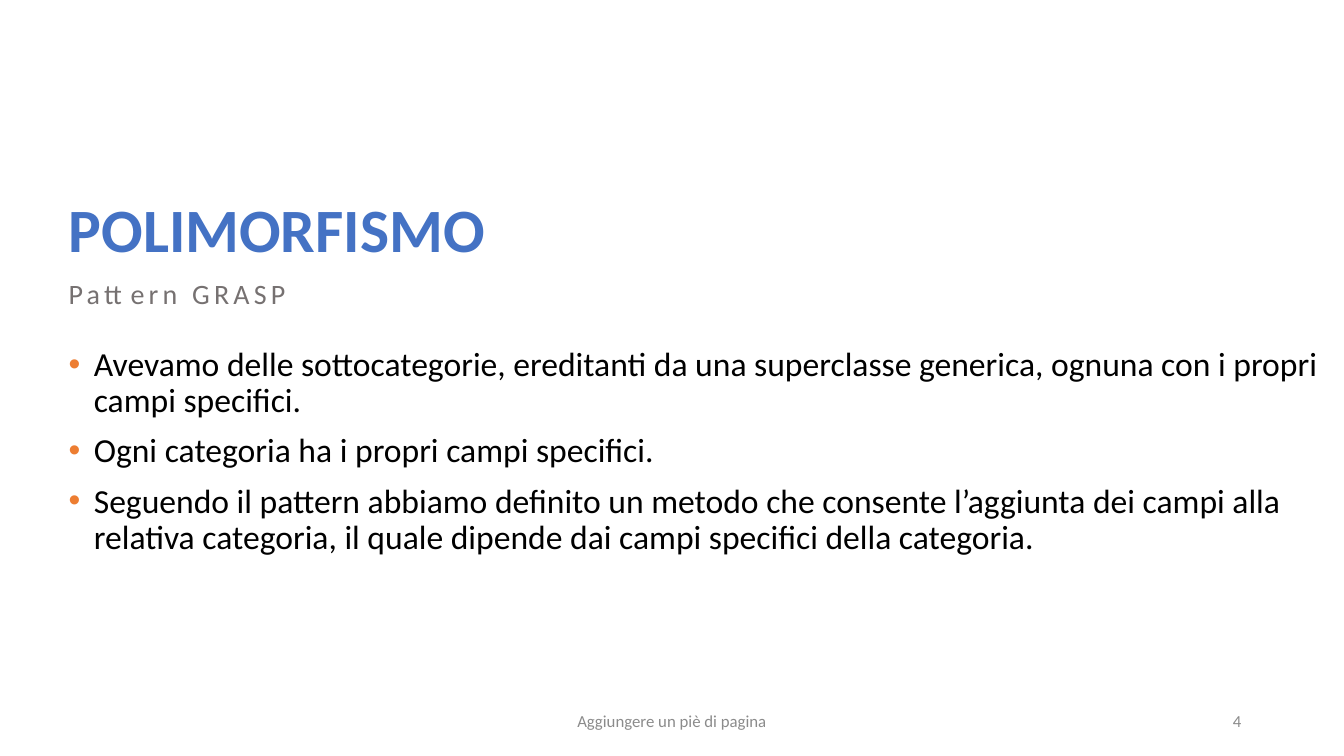
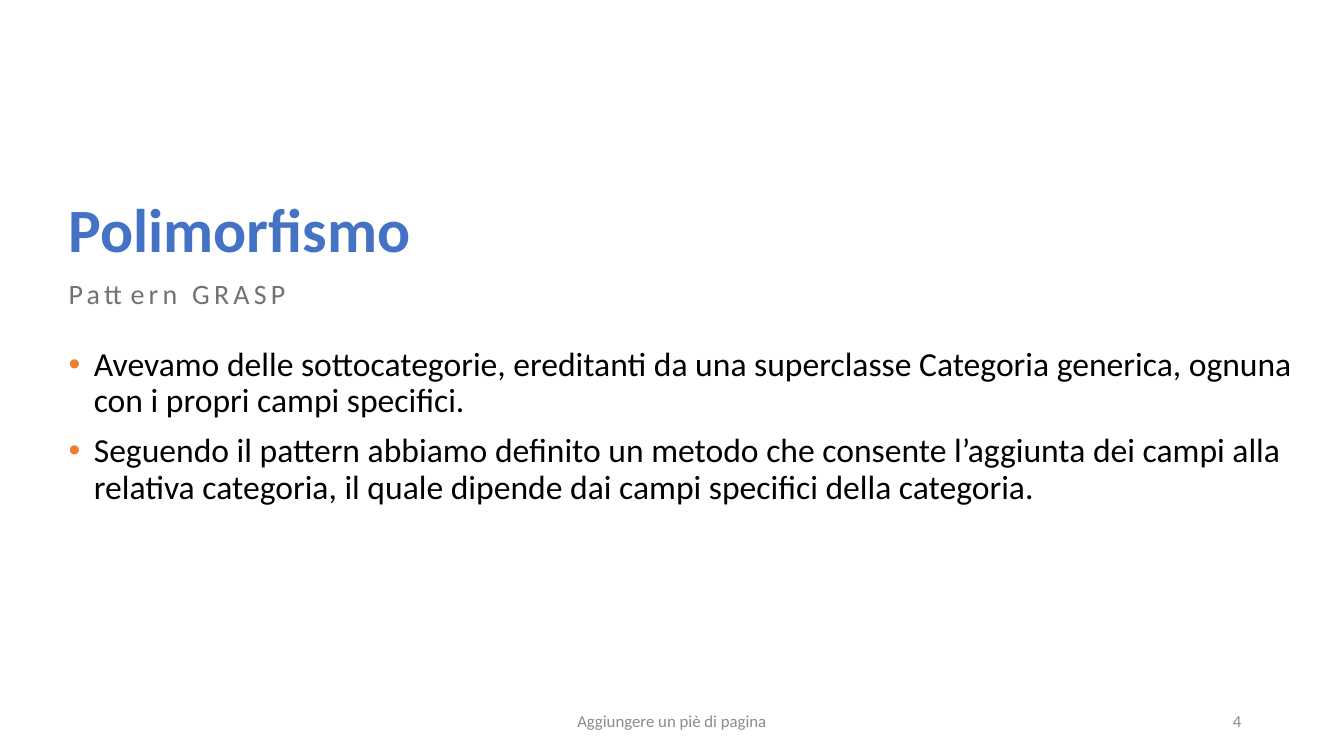
Before and after one commit to salvalai-matteo/EventBookDocumentation, a slide deck: slide 4 of Progetto Ingegneria SW.pptx. Drawn at 1344x756 pixels with LibreOffice and Linux fonts; fonts in the diff are those of the drawing. Boxes give left, top, right and bottom in pixels: in the first picture for what was removed or moved away, otherwise in the second. Text is boxed around its words. In the diff, an @@ line names an element or a change of style, - is before the commit and + after.

```diff
--- a/Progetto Ingegneria SW.pptx
+++ b/Progetto Ingegneria SW.pptx
@@ title at [69,208,411,253]: text changed @@
-POLIMORFISMO
+Polimorfismo
@@ text at [94,352,1292,418]: text changed @@
-• Avevamo delle sottocategorie, ereditanti da una superclasse generica, ognuna con i propri campi specifici.
-• Ogni categoria ha i propri campi specifici.
+• Avevamo delle sottocategorie, ereditanti da una superclasse Categoria generica, ognuna con i propri campi specifici.
```
Also in this commit, not shown: 14 other slides changed, 6 slides added.
